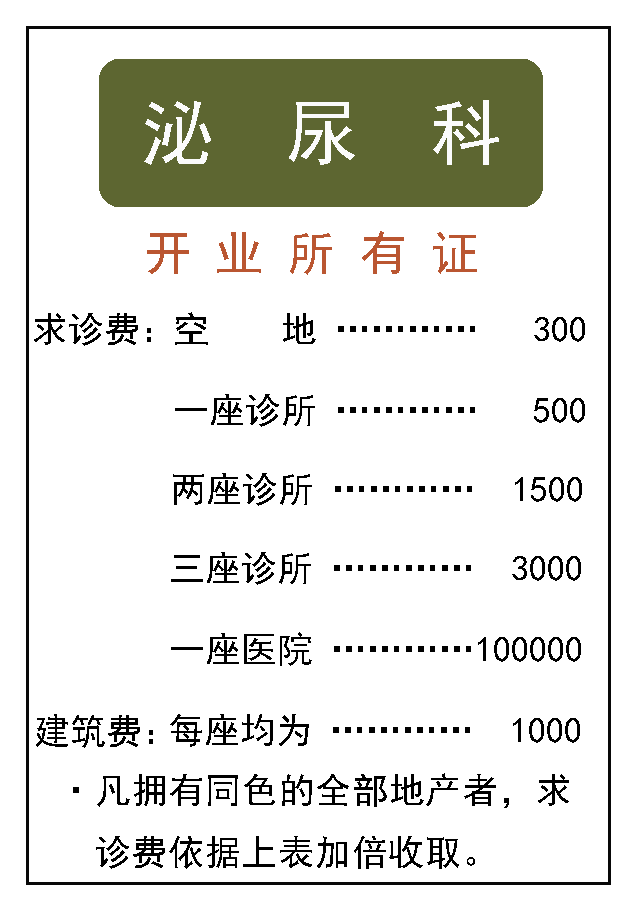
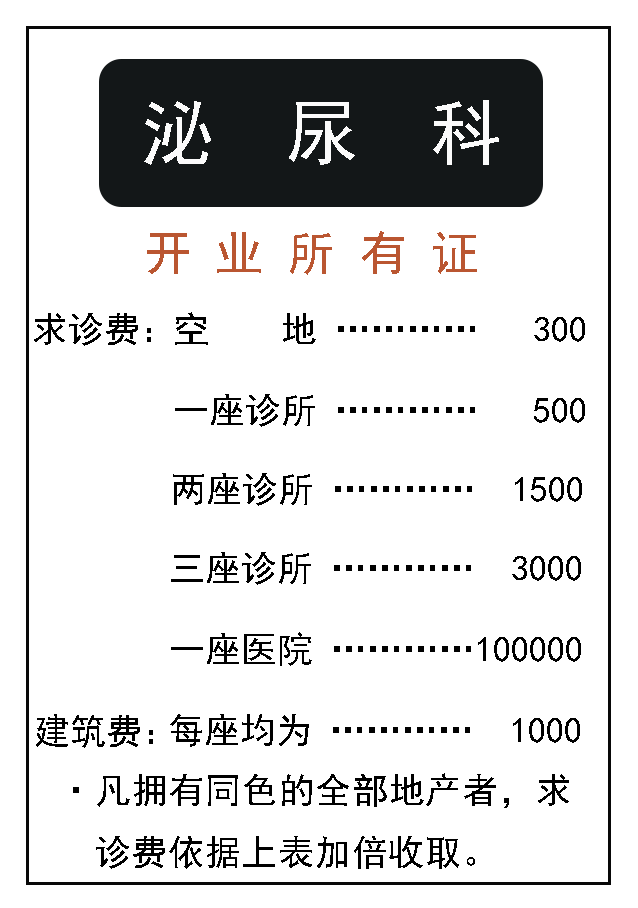
Before/after of a 638x908 layered artwork. What changed in the layer stack:
hid "标题VIII底" over bbox(99, 59, 543, 207)
renamed "标题V底" to "标题E底", hid it over bbox(99, 59, 543, 207)
renamed "标题VI底" to "标题D底", hid it, moved it above "标题C底" over bbox(99, 59, 543, 207)
renamed "标题III底" to "标题C底", hid it over bbox(99, 59, 543, 207)
renamed "标题II底" to "标题B底", hid it over bbox(99, 59, 543, 207)
renamed "标题IV底" to "标题A底", hid it, moved it above "标题I底" over bbox(99, 59, 543, 207)
hid "标题I底" over bbox(99, 59, 543, 207)
